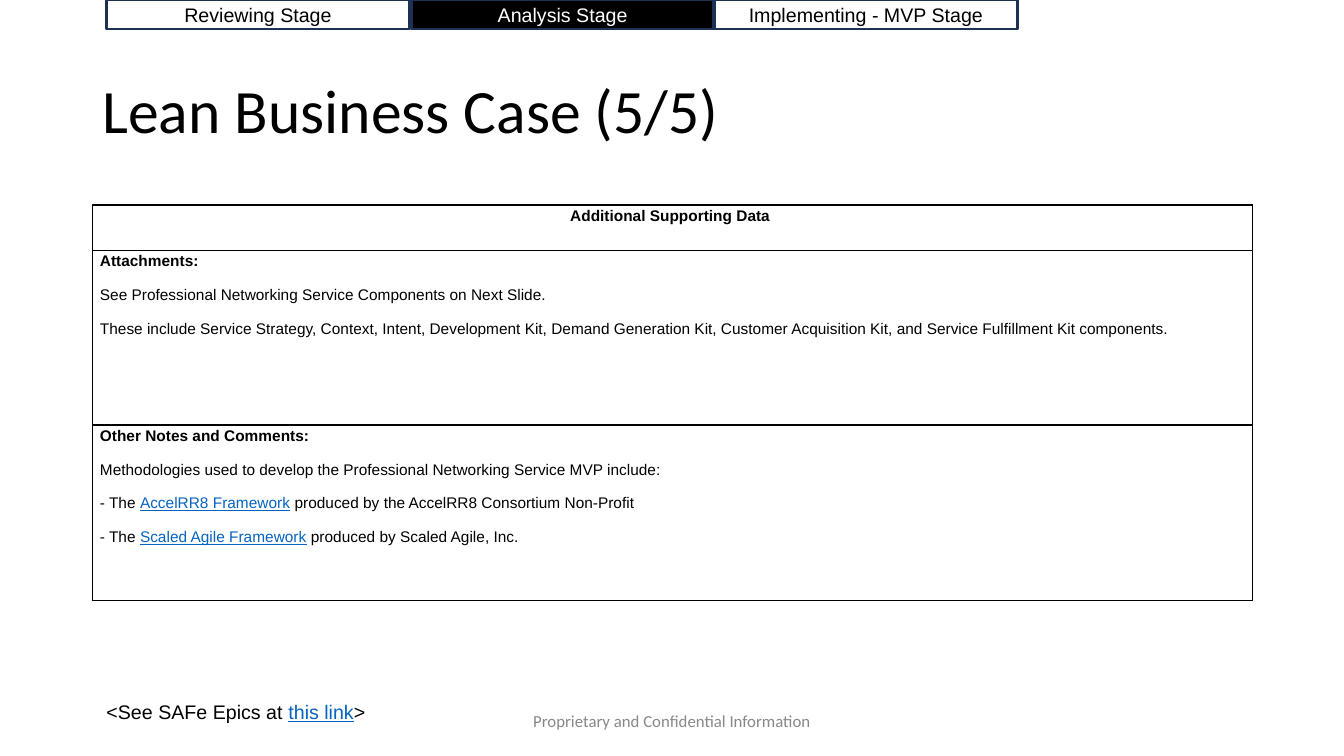
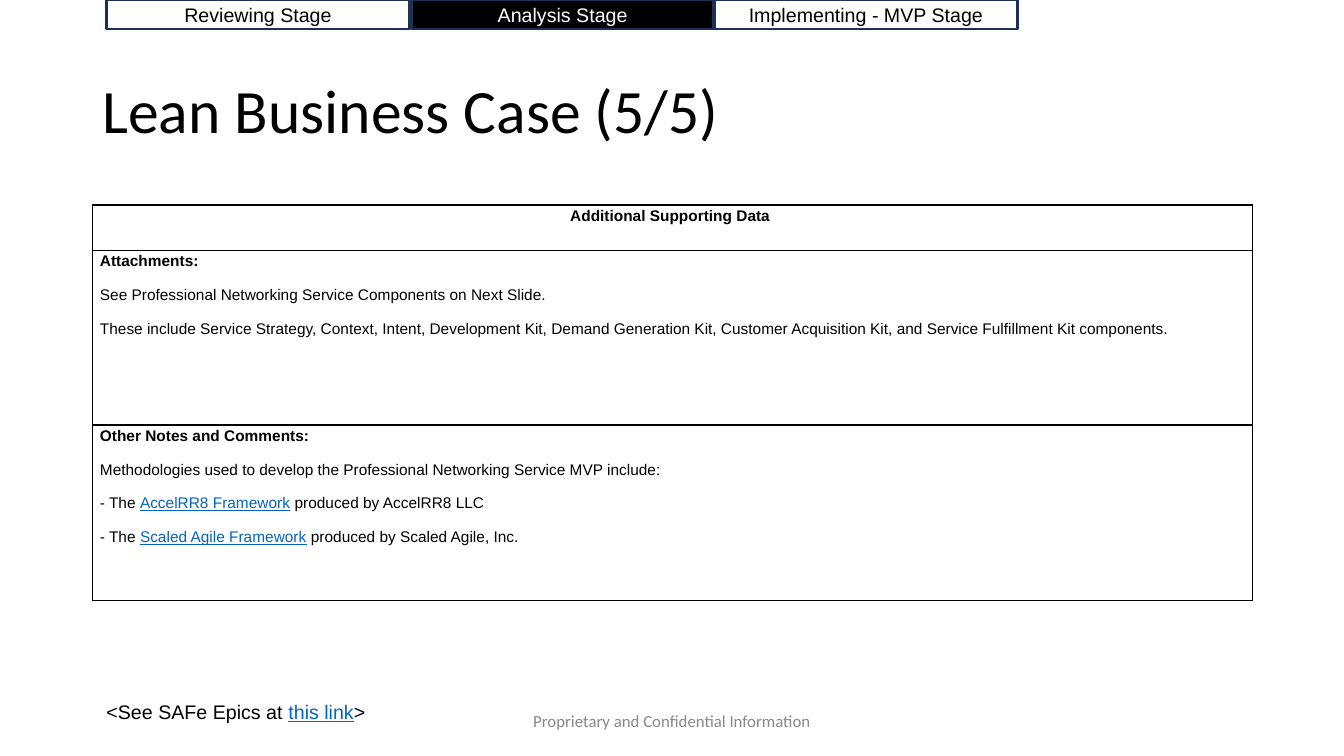
Before and after one commit to AccelRR8-Consortium-NonProfit/Management-Public, a slide deck: slide 12 of docs/2_Value_Creation/2a_Product/Professional Networking/Professional Networking v1 Lean Business Case.pptx. Drawn at 1344x756 pixels with LibreOffice and Linux fonts; fonts in the diff are those of the drawing; background and template pictures are left out. Boxes give left, top, right and bottom in pixels: in the first picture for what was removed or moved away, otherwise in the second. Text is boxed around its words. In the diff, an @@ line names an element or a change of style, - is before the commit and + after.

Commit message:
Updated Professional Networking Service v1 Lean Business Case

```diff
--- a/docs/2_Value_Creation/2a_Product/Professional Networking/Professional Networking v1 Lean Business Case.pptx
+++ b/docs/2_Value_Creation/2a_Product/Professional Networking/Professional Networking v1 Lean Business Case.pptx
@@ table at [93, 205, 1253, 601] @@
-row 3, column 1: Other Notes and Comments: / Methodologies used to develop the Professional Networking Service MVP include: / - The AccelRR8 Framework produced by the AccelRR8 Consortium Non-Profit / - The Scaled Agile Framework produced by Scaled Agile, Inc.
+row 3, column 1: Other Notes and Comments: / Methodologies used to develop the Professional Networking Service MVP include: / - The AccelRR8 Framework produced by AccelRR8 LLC / - The Scaled Agile Framework produced by Scaled Agile, Inc.
```
Also in this commit, not shown: 8 other slides changed, 3 other files.
